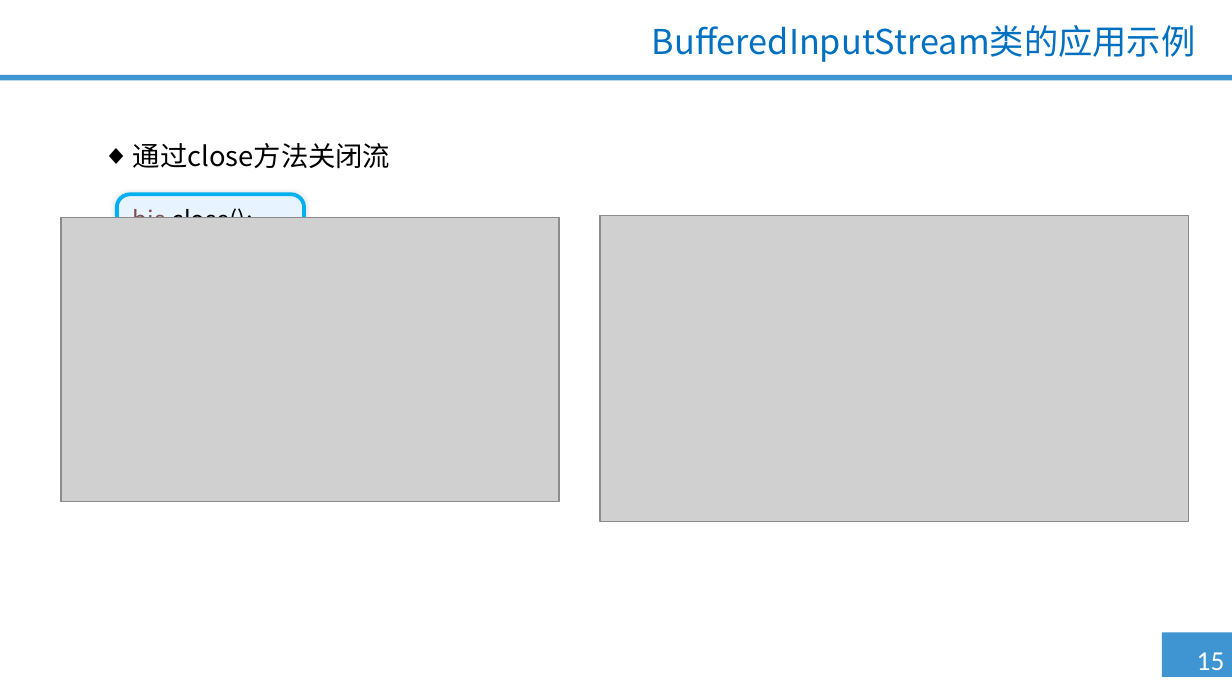
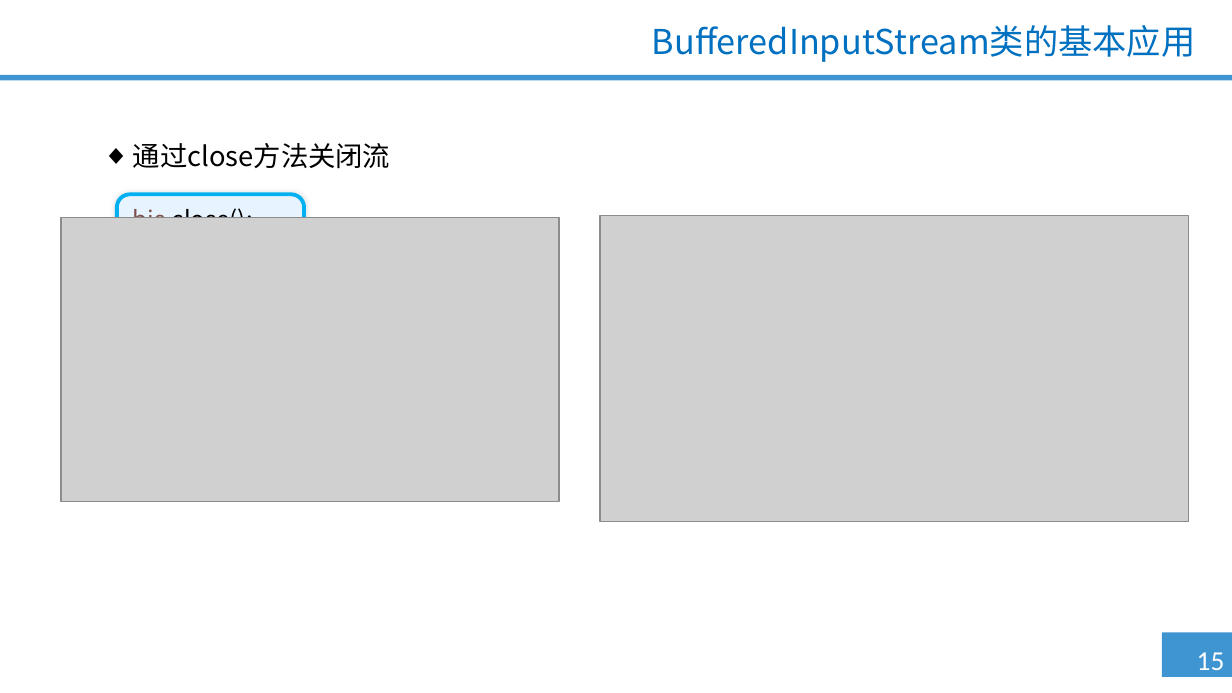
Before and after one commit to qzc70919700/--Java-, a slide deck: slide 15 of 第八单元 IO流（二）/1.0.0.0/PPT/第八单元 IO流（二）.pptx. Drawn at 1232x693 pixels with LibreOffice and Linux fonts; fonts in the diff are those of the drawing; grey boxes stand for pictures; background and template pictures are left out. Boxes give left, top, right and bottom in pixels: in the first picture for what was removed or moved away, otherwise in the second. Text is boxed around its words. In the diff, an @@ line names an element or a change of style, - is before the commit and + after.

```diff
--- a/第八单元 IO流（二）/1.0.0.0/PPT/第八单元 IO流（二）.pptx
+++ b/第八单元 IO流（二）/1.0.0.0/PPT/第八单元 IO流（二）.pptx
@@ title at bbox=[652, 25, 1196, 62]: text changed @@
-BufferedInputStream类的应用示例
+BufferedInputStream类的基本应用
```
Also in this commit, not shown: 31 other slides changed, 1 other file.
